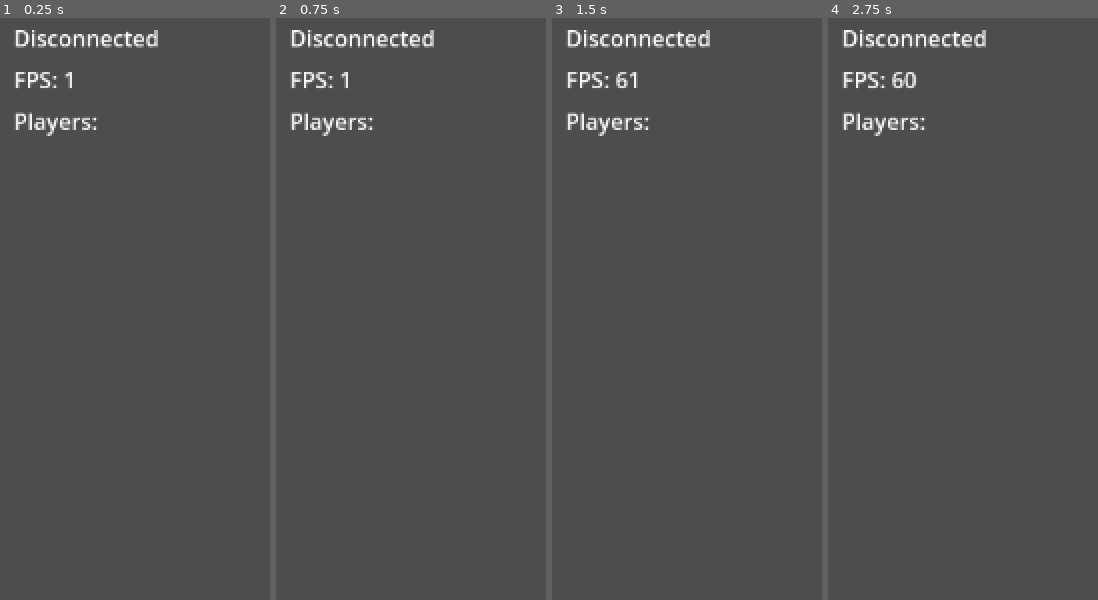
Above: before the commit, frames 1-4 (left to right).
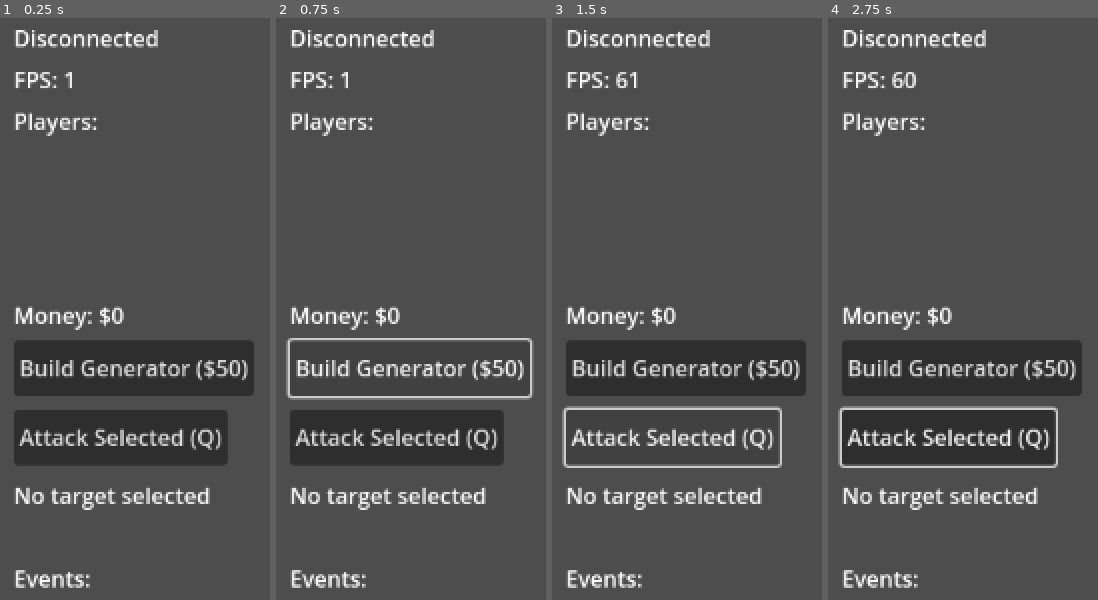
Above: after the commit, the same moments.

Repository: GerardVivancos/tycoon-arena
Game: Godot game, scene res://Main.tscn
Two runs of this game, one before a commit and one after it. Both use one fixed random seed, a clock stepped at 60 frames per second and the inputs below.
Inputs (mouse positions are in pixels of both pictures, inside the frame that each line leads up to):
- Up to frame 1 (0.25 s): no input
- Up to frame 2 (0.75 s): click (411, 367) at 0.5 s, where only the run after the commit has a clickable "Build Generator ($50)"
- Up to frame 3 (1.5 s): click (673, 437) at 1.25 s, where only the run after the commit has a clickable "Attack Selected (Q)"
- Up to frame 4 (2.75 s): tap Enter at 2 s; move the mouse to (outside the picture) at 2.02 s; hold Right (ui_right) from 2.03 s (still down); click (outside the picture) at 2.17 s

The runs differ from the first frame. In frame 1, 17% of the frame differs, in the area x 5-95%, y 49-98%; in frame 2, 12%; in frame 3, 13%; in frame 4, 18%, in the area x 3-95%, y 49-98%.

Commit message:
snapshot network protocol

Diff:
--- a/client/GameController.gd
+++ b/client/GameController.gd
@@ -5,13 +5,23 @@
 @onready var connection_label = $UI/ConnectionStatus
 @onready var fps_label = $UI/FPS
 @onready var player_list_label = $UI/PlayerList
+@onready var money_label = $UI/MoneyLabel
+@onready var build_button = $UI/BuildButton
+@onready var attack_button = $UI/AttackButton
+@onready var selection_label = $UI/SelectionLabel
+@onready var event_log = $UI/EventLog
 
 var player_scene = preload("res://Player.tscn")
-var entities: Dictionary = {}  # entity_id -> Player node
+var entities: Dictionary = {}  # entity_id -> Player node or Building node
 var local_player: Node = null
 var local_client_id: int = -1
 var input_timer: float = 0.0
 var input_send_rate: float = 0.05  # Send inputs 20 times per second (50ms)
+var local_money: float = 0.0
+var players_data: Dictionary = {}
+var selected_entity_id: int = -1
+var selected_building: Node2D = null  # Reference to selected building for visual feedback
+var event_messages: Array = []
 
 func _ready():
 	# Connect network signals
@@ -19,6 +29,10 @@
 	network_manager.snapshot_received.connect(_on_snapshot_received)
 	network_manager.disconnected_from_server.connect(_on_disconnected_from_server)
 
+	# Connect UI signals
+	build_button.pressed.connect(_on_build_button_pressed)
+	attack_button.pressed.connect(_on_attack_button_pressed)
+
 	# Auto-connect on start
 	network_manager.connect_to_server("Player" + str(randi() % 1000))
 
@@ -29,6 +43,13 @@
 
 func _on_snapshot_received(snapshot: Dictionary):
 	var entities_data = snapshot.get("entities", [])
+	players_data = snapshot.get("players", {})
+
+	# Update local money
+	if str(local_client_id) in players_data:
+		var player_data = players_data[str(local_client_id)]
+		local_money = player_data.get("money", 0.0)
+		money_label.text = "Money: $%.0f" % local_money
 
 	# Track which entities are in the snapshot
 	var current_entity_ids = {}
@@ -41,6 +62,8 @@
 		var y = entity_data.get("y", 0.0)
 		var health = entity_data.get("health", 100)
 		var max_health = entity_data.get("maxHealth", 100)
+		var width = entity_data.get("width", 0.0)
+		var height = entity_data.get("height", 0.0)
 
 		current_entity_ids[entity_id] = true
 
@@ -65,6 +88,18 @@
 				entities[entity_id] = player
 				print("Spawned player entity %d at (%f, %f)" % [entity_id, x, y])
 
+		elif entity_type == "generator":
+			if entity_id in entities:
+				# Update existing building
+				var building = entities[entity_id]
+				update_building_health(building, health, max_health)
+			else:
+				# Create new building
+				var building = create_building(entity_id, owner_id, Vector2(x, y), width, height, health, max_health)
+				entities_container.add_child(building)
+				entities[entity_id] = building
+				print("Spawned generator %d at (%f, %f)" % [entity_id, x, y])
+
 	# Remove entities that are no longer in the snapshot
 	for entity_id in entities.keys():
 		if not (entity_id in current_entity_ids):
@@ -73,6 +108,11 @@
 			entities.erase(entity_id)
 			if entity == local_player:
 				local_player = null
+			if entity_id == selected_entity_id:
+				selected_entity_id = -1
+				selected_building = null
+				selection_label.text = "No target selected"
+				log_event("Target destroyed!")
 			print("Removed entity %d" % entity_id)
 
 	# Update player list
@@ -101,6 +141,10 @@
 func handle_input(delta_time: float):
 	if not network_manager.is_connected or local_player == null:
 		return
+
+	# Attack with Q key
+	if Input.is_action_just_pressed("ui_focus_prev"):  # Q key
+		_on_attack_button_pressed()
 
 	var movement = Vector2.ZERO
 
@@ -133,10 +177,192 @@
 
 func update_player_list():
 	var text = "Players:\n"
+	for player_id_str in players_data:
+		var player_data = players_data[player_id_str]
+		var player_id = player_data.get("id", -1)
+		var player_name = player_data.get("name", "Unknown")
+		var money = player_data.get("money", 0.0)
+
+		if player_id == local_client_id:
+			text += "• You: $%.0f\n" % money
+		else:
+			text += "• %s: $%.0f\n" % [player_name, money]
+	player_list_label.text = text
+
+func update_building_health(building: Node2D, health: int, max_health: int):
+	building.set_meta("health", health)
+	building.set_meta("max_health", max_health)
+	if building.has_meta("health_bar"):
+		var health_bar = building.get_meta("health_bar")
+		health_bar.value = (float(health) / float(max_health)) * 100.0
+
+func create_building(entity_id: int, owner_id: int, pos: Vector2, width: float, height: float, health: int, max_health: int) -> Node2D:
+	var building = Node2D.new()
+	building.position = pos
+	building.set_meta("entity_id", entity_id)
+	building.set_meta("owner_id", owner_id)
+	building.set_meta("health", health)
+	building.set_meta("max_health", max_health)
+
+	# Visual representation
+	var rect = ColorRect.new()
+	rect.size = Vector2(width, height)
+	rect.color = Color(1, 0.8, 0, 1) if owner_id == local_client_id else Color(0.8, 0.4, 0, 1)
+	building.add_child(rect)
+
+	# Health bar
+	var health_bar = ProgressBar.new()
+	health_bar.position = Vector2(0, -10)
+	health_bar.size = Vector2(width, 8)
+	health_bar.max_value = 100
+	health_bar.value = (float(health) / float(max_health)) * 100.0
+	health_bar.show_percentage = false
+	building.add_child(health_bar)
+	building.set_meta("health_bar", health_bar)
+
+	# Label
+	var label = Label.new()
+	label.text = "Generator"
+	label.position = Vector2(0, height + 2)
+	building.add_child(label)
+
+	# Make clickable
+	var input_area = Area2D.new()
+	input_area.input_pickable = true  # Required for input_event to work!
+	var collision = CollisionShape2D.new()
+	var shape = RectangleShape2D.new()
+	shape.size = Vector2(width, height)
+	collision.shape = shape
+	collision.position = Vector2(width / 2, height / 2)
+	input_area.add_child(collision)
+	building.add_child(input_area)
+	input_area.input_event.connect(_on_building_clicked.bind(entity_id))
+
+	# Selection highlight (hidden by default)
+	var highlight = ColorRect.new()
+	highlight.size = Vector2(width + 4, height + 4)
+	highlight.position = Vector2(-2, -2)
+	highlight.color = Color(1, 1, 0, 0.5)  # Yellow highlight
+	highlight.visible = false
+	highlight.z_index = -1
+	building.add_child(highlight)
+	building.set_meta("highlight", highlight)
+
+	return building
+
+func _on_building_clicked(viewport, event, shape_idx, entity_id):
+	if event is InputEventMouseButton and event.pressed and event.button_index == MOUSE_BUTTON_LEFT:
+		# Clear previous selection
+		if selected_building != null and selected_building.has_meta("highlight"):
+			var old_highlight = selected_building.get_meta("highlight")
+			old_highlight.visible = false
+
+		# Set new selection
+		selected_entity_id = entity_id
+		if entity_id in entities:
+			selected_building = entities[entity_id]
+			if selected_building.has_meta("highlight"):
+				var highlight = selected_building.get_meta("highlight")
+				highlight.visible = true
+
+			var owner_id = selected_building.get_meta("owner_id") if selected_building.has_meta("owner_id") else -1
+			if owner_id == local_client_id:
+				selection_label.text = "Selected: Your Generator #%d" % entity_id
+				log_event("Selected your generator #%d" % entity_id)
+			else:
+				selection_label.text = "Selected: Enemy Generator #%d" % entity_id
+				log_event("Selected enemy generator #%d - press Q to attack!" % entity_id)
+
+# Removed - infer events from snapshot changes instead
+
+func log_event(message: String):
+	event_messages.append(message)
+	if event_messages.size() > 10:
+		event_messages.pop_front()
+
+	var log_text = "Events:\n"
+	for msg in event_messages:
+		log_text += "• " + msg + "\n"
+	event_log.text = log_text
+
+func _on_build_button_pressed():
+	if not network_manager.is_connected or local_player == null:
+		return
+
+	# Build near the player
+	var build_pos = local_player.position + Vector2(60, 0)
+
+	# Client-side validation (matches server logic)
+	if not can_build_at(build_pos):
+		return
+
+	# Send build command
+	var commands = [{
+		"type": "build",
+		"data": {
+			"buildingType": "generator",
+			"x": build_pos.x,
+			"y": build_pos.y
+		}
+	}]
+	network_manager.send_input(commands)
+
+	# Client-side prediction: assume success (will be corrected by snapshot if wrong)
+	log_event("Building generator...")
+
+func can_build_at(pos: Vector2) -> bool:
+	var building_size = 40.0
+
+	# Check money
+	if local_money < 50:
+		log_event("Not enough money to build!")
+		return false
+
+	# Check bounds
+	if pos.x < 0 or pos.x + building_size > 800 or pos.y < 0 or pos.y + building_size > 600:
+		log_event("Can't build out of bounds!")
+		return false
+
+	# Check collision with existing buildings
 	for entity_id in entities:
-		var player = entities[entity_id]
-		if player.owner_id == local_client_id:
-			text += "• You (ID: %d)\n" % player.owner_id
-		else:
-			text += "• Player %d\n" % player.owner_id
-	player_list_label.text = text
+		var entity = entities[entity_id]
+		if entity.has_meta("entity_id") and entity.has_meta("owner_id"):
+			# It's a building
+			var entity_pos = entity.position
+			var entity_width = 40.0  # All generators are 40x40
+			var entity_height = 40.0
+
+			# AABB collision check
+			if pos.x < entity_pos.x + entity_width and \
+			   pos.x + building_size > entity_pos.x and \
+			   pos.y < entity_pos.y + entity_height and \
+			   pos.y + building_size > entity_pos.y:
+				log_event("Can't build here - overlapping!")
+				return false
+
+	return true
+
+func _on_attack_button_pressed():
+	if not network_manager.is_connected or selected_entity_id == -1:
+		return
+
+	# Check if selected entity exists and is not owned by us
+	if not (selected_entity_id in entities):
+		log_event("No valid target selected!")
+		return
+
+	var target = entities[selected_entity_id]
+	var target_owner = target.get_meta("owner_id") if target.has_meta("owner_id") else -1
+
+	if target_owner == local_client_id:
+		log_event("Can't attack your own buildings!")
+		return
+
+	var commands = [{
+		"type": "attack",
+		"data": {
+			"targetId": selected_entity_id
+		}
+	}]
+	network_manager.send_input(commands)
+	log_event("Attacking entity %d..." % selected_entity_id)
--- a/client/Main.tscn
+++ b/client/Main.tscn
@@ -36,3 +36,38 @@
 offset_right = 200.0
 offset_bottom = 200.0
 text = "Players:"
+
+[node name="MoneyLabel" type="Label" parent="UI"]
+offset_left = 10.0
+offset_top = 210.0
+offset_right = 200.0
+offset_bottom = 235.0
+text = "Money: $0"
+
+[node name="BuildButton" type="Button" parent="UI"]
+offset_left = 10.0
+offset_top = 240.0
+offset_right = 150.0
+offset_bottom = 280.0
+text = "Build Generator ($50)"
+
+[node name="AttackButton" type="Button" parent="UI"]
+offset_left = 10.0
+offset_top = 290.0
+offset_right = 150.0
+offset_bottom = 330.0
+text = "Attack Selected (Q)"
+
+[node name="SelectionLabel" type="Label" parent="UI"]
+offset_left = 10.0
+offset_top = 340.0
+offset_right = 200.0
+offset_bottom = 365.0
+text = "No target selected"
+
+[node name="EventLog" type="RichTextLabel" parent="UI"]
+offset_left = 10.0
+offset_top = 400.0
+offset_right = 300.0
+offset_bottom = 590.0
+text = "Events:"
--- a/client/NetworkManager.gd
+++ b/client/NetworkManager.gd
@@ -14,6 +14,8 @@
 var sequence: int = 0
 var heartbeat_interval: float = 2.0  # seconds
 var heartbeat_timer: float = 0.0
+var input_redundancy: int = 3  # Send last N commands
+var command_history: Array = []  # Store recent commands for redundancy
 
 func _ready():
 	udp_socket = PacketPeerUDP.new()
@@ -44,13 +46,27 @@
 		return
 
 	sequence += 1
+
+	# Create command frame
+	var command_frame = {
+		"sequence": sequence,
+		"tick": current_tick,
+		"commands": commands
+	}
+
+	# Add to history
+	command_history.append(command_frame)
+
+	# Keep only last N commands for redundancy
+	if command_history.size() > input_redundancy:
+		command_history.pop_front()
+
+	# Send last N command frames (redundancy for packet loss)
 	var input_msg = {
 		"type": "input",
 		"data": {
-			"tick": current_tick,
 			"clientId": client_id,
-			"sequence": sequence,
-			"commands": commands
+			"commands": command_history  # Send all recent frames
 		}
 	}
 	send_message(input_msg)
@@ -98,9 +114,11 @@
 	tick_rate = data.get("tickRate", 20)
 	var heartbeat_ms = data.get("heartbeatInterval", 2000)
 	heartbeat_interval = heartbeat_ms / 1000.0  # Convert to seconds
+	input_redundancy = data.get("inputRedundancy", 3)  # Server can configure redundancy
 	is_connected = true
 	heartbeat_timer = 0.0  # Reset timer
-	print("Connected! Client ID: %d, Tick Rate: %d, Heartbeat: %.1fs" % [client_id, tick_rate, heartbeat_interval])
+	command_history.clear()  # Clear history on new connection
+	print("Connected! Client ID: %d, Tick Rate: %d, Heartbeat: %.1fs, Redundancy: %d" % [client_id, tick_rate, heartbeat_interval, input_redundancy])
 	connected_to_server.emit(client_id, tick_rate)
 
 func handle_snapshot(data: Dictionary):
Not shown, added: .claude/docs/NETWORK_PROTOCOL.md
Not shown, changed: server/main.go
